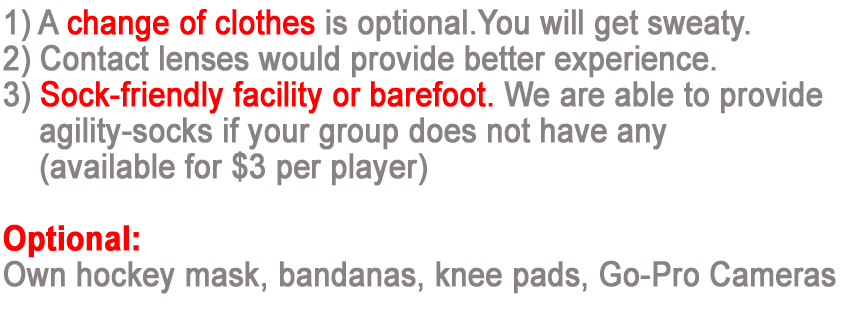
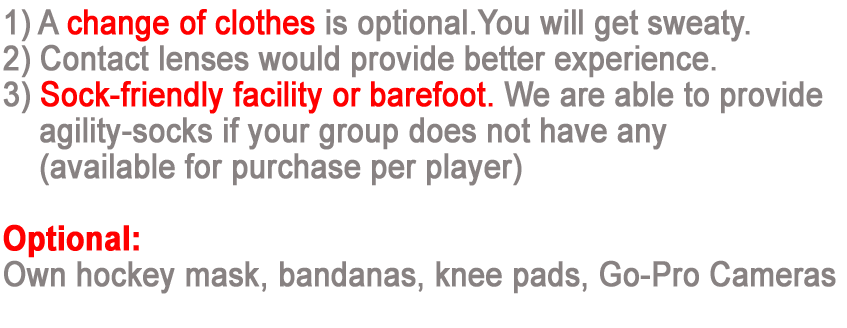
Layered file, before and after one edit (847px x 328px). Changes by layer:
painted on "1) A change of clothes is optional.You will get sweaty. 2) Cont" over [232, 151, 522, 186]
